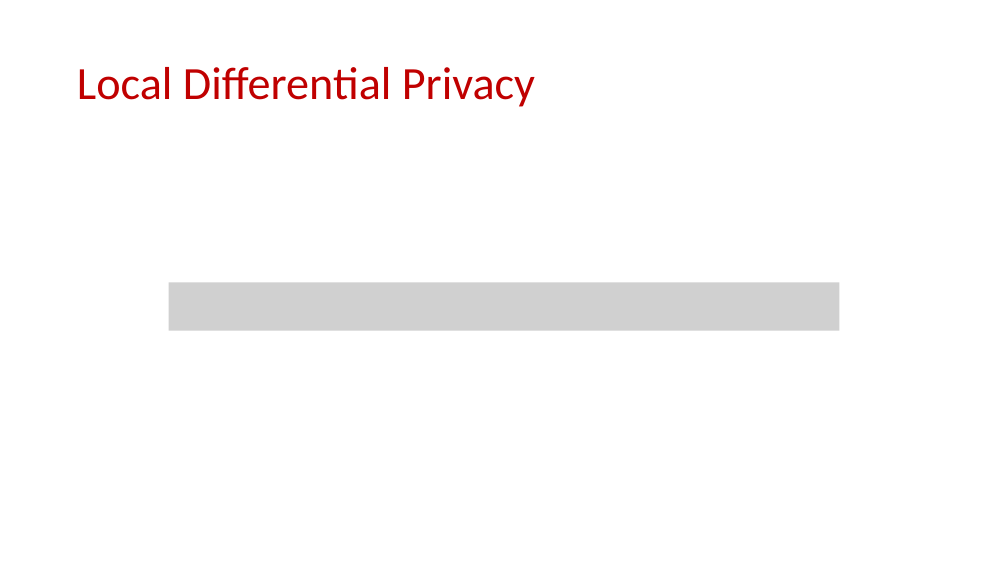
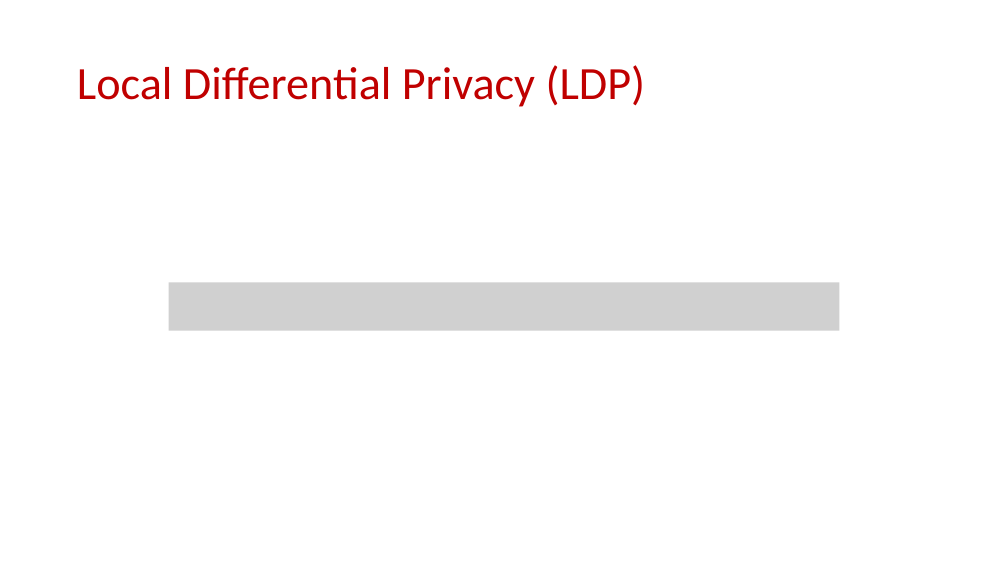
Before and after one commit to samsonzhou/samsonzhou.github.io, a slide deck: slide 18 of CSCE689-23/L33.pptx. Drawn at 1008x567 pixels with LibreOffice and Linux fonts; fonts in the diff are those of the drawing; grey boxes stand for pictures. Boxes give left, top, right and bottom in pixels: in the first picture for what was removed or moved away, otherwise in the second. Text is boxed around its words. In the diff, an @@ line names an element or a change of style, - is before the commit and + after.

```diff
--- a/CSCE689-23/L33.pptx
+++ b/CSCE689-23/L33.pptx
@@ title at (77,65,646,107): text changed @@
-Local Differential Privacy
+Local Differential Privacy (LDP)
```
Also in this commit, not shown: 4 slides added.
